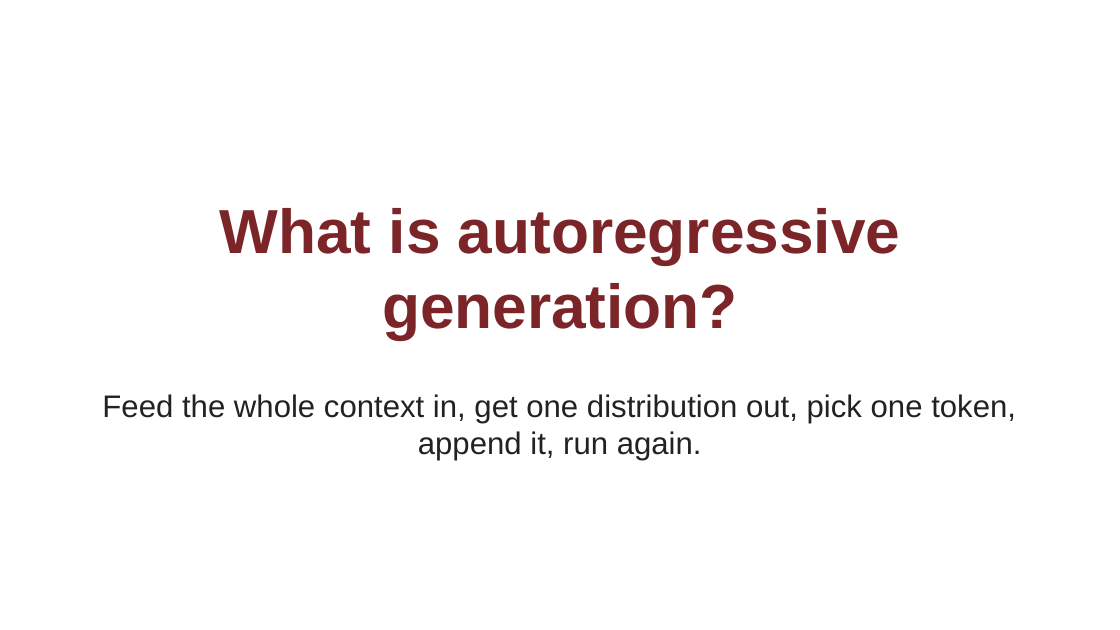
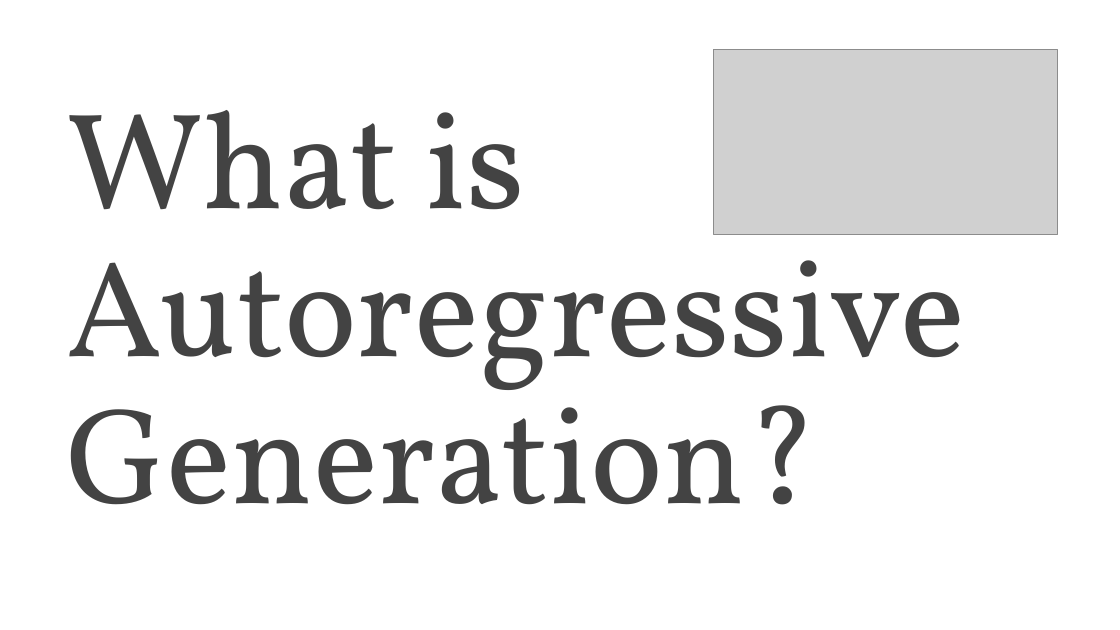
Before and after one commit to edavalosanaya/CSCI3495_NLP_LLMs_Student, a slide deck: slide 3 of weeks/week-09/class-01/lecture/slides.pptx. Drawn at 1120x630 pixels with LibreOffice and Linux fonts; fonts in the diff are those of the drawing; grey boxes stand for pictures; background and template pictures are left out. Boxes give left, top, right and bottom in pixels: in the first picture for what was removed or moved away, otherwise in the second. Text is boxed around its words. In the diff, an @@ line names an element or a change of style, - is before the commit and + after.

```diff
--- a/weeks/week-09/class-01/lecture/slides.pptx
+++ b/weeks/week-09/class-01/lecture/slides.pptx
@@ picture added at [713,50,1057,235] @@
@@ title at [67,110,966,505]: text changed; size 40 to 88 pt; font Arial to Vollkorn; text colour #7C2529 to #434343; bold off @@
-What is autoregressive generation?
+What is Autoregressive Generation?
@@ text removed at [102,394,1016,461] @@
-Feed the whole context in, get one distribution out, pick one token, append it, run again.
```
Also in this commit, not shown: 3 other slides changed, 13 slides added, 13 slides removed, 9 other files.
